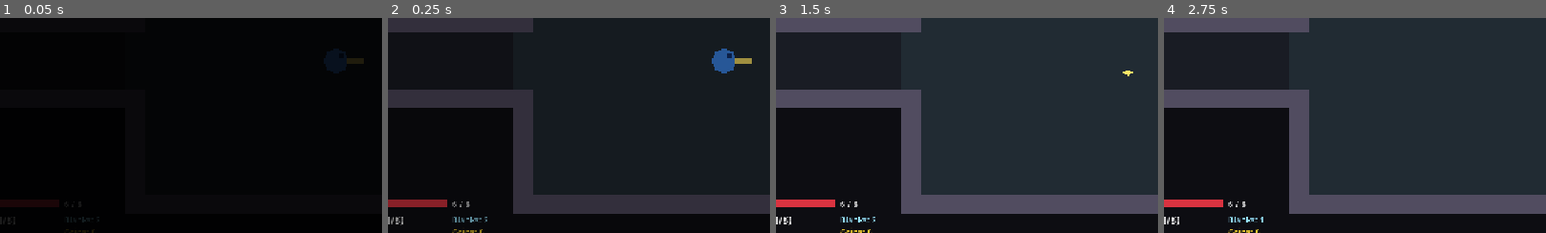
Above: before the commit, frames 1-4 (left to right).
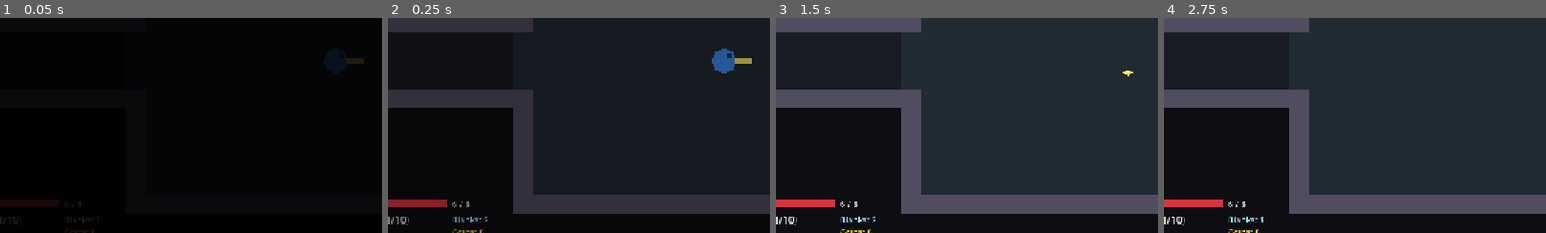
Above: after the commit, the same moments.

Repository: SalemRose/Gungeon-Massive-Ripoff-Edition
Game: Godot game, scene res://levels/floor_level/floor_level.tscn
Two runs of this game, one before a commit and one after it. Both use one fixed random seed, a clock stepped at 60 frames per second and the inputs below.
Inputs (mouse positions are % of the whole screen's width and height, from its top left):
- Up to frame 1 (0.05 s): no input
- Up to frame 2 (0.25 s): no input
- Up to frame 3 (1.5 s): move the mouse to (72, 45) at 0.52 s; press the mouse at (72, 45) at 0.53 s; hold D (move_right) 0.53-1.28 s; tap F (melee) at 0.6 s; move the mouse to (30, 55) at 1.27 s; release the mouse at (30, 55) at 1.28 s; hold S (move_down) from 1.28 s (still down); click (30, 55) at 1.35 s
- Up to frame 4 (2.75 s): tap F (melee) at 1.55 s; move the mouse to (60, 28) at 2.02 s; release S (move_down) at 2.03 s; press the mouse at (60, 28) at 2.03 s; hold D (move_right) from 2.03 s (still down); tap Q (blank) at 2.1 s
The pictures show only the part of the screen within x 6-56%, y 40-90%; the shares and areas given below are measured in that part.

The runs differ from the first frame. In frame 1, less than 0.1% of the frame differs, in the area x 2-5%, y 92-96%; in frame 2, less than 0.1%; in frame 3, less than 0.1%, in the area x 2-6%, y 92-97%; in frame 4, less than 0.1%.

Commit message:
Step 10c: boomerang gun and orbit gun (Orbit Sphere)
Co-Authored-By: Claude Sonnet 5.5 <noreply@anthropic.com>
Claude-Session: https://claude.ai/code/session_01EKLoHM38k4sTvWqdQMzUWo

Diff:
--- a/entities/player/player.tscn
+++ b/entities/player/player.tscn
@@ -11,6 +11,8 @@
 [ext_resource type="Resource" path="res://weapons/data/burst_rifle.tres" id="9_burst"]
 [ext_resource type="Resource" path="res://weapons/data/charge_cannon.tres" id="10_charge"]
 [ext_resource type="Resource" path="res://weapons/data/beam_emitter.tres" id="11_beam"]
+[ext_resource type="Resource" path="res://weapons/data/boomerang.tres" id="12_boom"]
+[ext_resource type="Resource" path="res://weapons/data/orbit_sphere.tres" id="13_orbit"]
 
 [sub_resource type="CircleShape2D" id="CircleShape2D_body"]
 radius = 8.0
@@ -50,7 +52,7 @@
 
 [node name="WeaponManager" type="Node" parent="."]
 script = ExtResource("2_wm")
-starting_weapons = Array[ExtResource("3_wd")]([ExtResource("4_pistol"), ExtResource("5_smg"), ExtResource("6_shotgun"), ExtResource("7_ricochet"), ExtResource("8_seeker"), ExtResource("9_burst"), ExtResource("10_charge"), ExtResource("11_beam")])
+starting_weapons = Array[ExtResource("3_wd")]([ExtResource("4_pistol"), ExtResource("5_smg"), ExtResource("6_shotgun"), ExtResource("7_ricochet"), ExtResource("8_seeker"), ExtResource("9_burst"), ExtResource("10_charge"), ExtResource("11_beam"), ExtResource("12_boom"), ExtResource("13_orbit")])
 
 [node name="Camera2D" type="Camera2D" parent="."]
 zoom = Vector2(2, 2)
--- a/entities/projectiles/bullet.gd
+++ b/entities/projectiles/bullet.gd
@@ -32,6 +32,11 @@
 ## second, and how far away it can see one. 0 = flies straight.
 @export var homing_turn_rate: float = 0.0
 @export var homing_range: float = 240.0
+## BOOMERANG: flies out for this many seconds (0 = off), then comes back to
+## `owner_node`. See _update_boomerang().
+@export var boomerang_out_time: float = 0.0
+## Who a boomerang returns to (set by the Weapon).
+var owner_node: Node2D
 
 ## Physics layer bit for walls and other solid level geometry.
 const WORLD_MASK := 1
@@ -43,6 +48,10 @@
 var direction: Vector2 = Vector2.RIGHT
 
 var _age: float = 0.0
+var _boomerang_returning: bool = false
+var _boomerang_time: float = 0.0
+## Close enough to the owner to be caught (pixels).
+const BOOMERANG_CATCH_DISTANCE := 14.0
 ## Typed as Node2D (not Enemy) on purpose: Enemy already refers to Bullet, and two
 ## scripts naming each other's class make Godot fail to load them.
 var _homing_target: Node2D
@@ -79,6 +88,7 @@
 	bounces = 0
 	pierce = 0
 	homing_turn_rate = 0.0
+	boomerang_out_time = 0.0
 	_age = 0.0
 	_ignored.clear()
 	color = new_color
@@ -106,6 +116,9 @@
 	if _age >= lifetime:
 		queue_free()
 		return
+	if boomerang_out_time > 0.0:
+		if not _update_boomerang(delta):
+			return   # caught
 
 	if homing_turn_rate > 0.0:
 		_steer_homing(delta)
@@ -119,6 +132,34 @@
 		global_position = to
 	else:
 		_handle_hit(hit)
+
+
+## BOOMERANG: out for boomerang_out_time, then it flies back to the owner and
+## is caught. Spins while it flies. Returns false if it was caught (and freed).
+func _update_boomerang(delta: float) -> bool:
+	_boomerang_time += delta
+	visual.rotation += delta * 18.0   # spin
+	if not _boomerang_returning and _boomerang_time >= boomerang_out_time:
+		_start_boomerang_return()
+	if _boomerang_returning:
+		if not is_instance_valid(owner_node):
+			queue_free()
+			return false
+		var to_owner := owner_node.global_position - global_position
+		if to_owner.length() <= BOOMERANG_CATCH_DISTANCE:
+			queue_free()
+			return false
+		direction = to_owner.normalized()
+	return true
+
+
+## Turn around: it can hurt every enemy again on the way back. The way back
+## ignores walls (it flies straight to you), so it never gets stuck on a corner.
+func _start_boomerang_return() -> void:
+	_boomerang_returning = true
+	_ignored.clear()
+	hit_mask &= ~WORLD_MASK
+	speed *= 1.15
 
 
 ## Turns the bullet toward the nearest reachable enemy (never faster than
@@ -170,13 +211,20 @@
 		var landed: bool = collider.take_damage(damage)
 		if not landed:
 			return  # e.g. the player is mid-roll: the bullet passes through
+		if boomerang_out_time > 0.0:
+			return  # a boomerang goes straight through enemies
 		if pierce > 0:
 			pierce -= 1
 			return
 		queue_free()
 		return
 
-	# Anything else is a wall.
+	# Anything else is a wall. A boomerang that hits one on the way out turns
+	# back early.
+	if boomerang_out_time > 0.0 and not _boomerang_returning:
+		_start_boomerang_return()
+		global_position += hit.normal * 0.5
+		return
 	if bounces > 0:
 		bounces -= 1
 		direction = direction.bounce(hit.normal)
--- /dev/null
+++ b/entities/projectiles/orbit_orb.gd
@@ -0,0 +1,104 @@
+class_name OrbitOrb
+extends Node2D
+## One orb of the Orbit gun. It circles the player for a few seconds, hurting
+## enemies it touches and swatting enemy bullets out of the air, then fades.
+##
+## The orb itself is "dumb": the Weapon that owns it decides WHERE it is each
+## frame (so several orbs stay evenly spread). The orb only does the fighting:
+##
+##     var orb := OrbitOrb.new()
+##     orb.damage = 6.0
+##     orb.lifetime = 7.0
+##     level.add_child(orb)
+##
+## ART: everything visible is under `Visual`, built in _build_visual().
+## Replace it with a sprite and nothing else changes.
+
+signal expired
+
+@export var damage: float = 6.0
+@export var lifetime: float = 7.0
+@export var color: Color = Color(0.6, 0.6, 1.0)
+## Seconds before the same enemy can be hurt by this orb again.
+@export var rehit_time: float = 0.35
+## Contact distances (pixels, center to center).
+const ENEMY_REACH := 16.0
+const BULLET_REACH := 12.0
+
+var _age: float = 0.0
+## Instance id of an enemy -> seconds until it can be hit again.
+var _cooldowns: Dictionary = {}
+
+@onready var visual: Node2D = $Visual if has_node("Visual") else null
+
+
+func _ready() -> void:
+	add_to_group("orbit_orbs")
+	z_index = 20
+	_build_visual()
+
+
+func _physics_process(delta: float) -> void:
+	_age += delta
+	if _age >= lifetime:
+		expire()
+		return
+	# Blink during the last second so the player sees it running out.
+	if visual != null:
+		visual.visible = (lifetime - _age) > 1.0 or int(_age * 10.0) % 2 == 0
+		visual.rotation += delta * 8.0
+
+	for key in _cooldowns.keys():
+		_cooldowns[key] -= delta
+		if _cooldowns[key] <= 0.0:
+			_cooldowns.erase(key)
+
+	# Hurt enemies we touch.
+	for node in get_tree().get_nodes_in_group("enemies"):
+		var enemy := node as Node2D
+		if enemy == null or _cooldowns.has(enemy.get_instance_id()):
+			continue
+		if not (enemy.has_method("can_be_targeted") and enemy.can_be_targeted()):
+			continue
+		if global_position.distance_to(enemy.global_position) <= ENEMY_REACH:
+			if enemy.take_damage(damage):
+				_cooldowns[enemy.get_instance_id()] = rehit_time
+
+	# Swat enemy bullets.
+	for node in get_tree().get_nodes_in_group("bullets"):
+		var bullet := node as Bullet
+		if bullet != null and bullet.is_hostile() and global_position.distance_to(bullet.global_position) <= BULLET_REACH:
+			bullet.destroy()
+
+
+## Removes the orb (time ran out, or the gun replaced it with a newer one).
+func expire() -> void:
+	if is_queued_for_deletion():
+		return
+	set_physics_process(false)
+	remove_from_group("orbit_orbs")
+	expired.emit()
+	var tween := create_tween()
+	tween.tween_property(self, "scale", Vector2.ZERO, 0.12)
+	tween.tween_callback(queue_free)
+
+
+## PLACEHOLDER art: a glowing disc with a darker core.
+func _build_visual() -> void:
+	if visual == null:
+		visual = Node2D.new()
+		visual.name = "Visual"
+		add_child(visual)
+	var outer := Polygon2D.new()
+	outer.color = color
+	var core := Polygon2D.new()
+	core.color = color.lightened(0.6)
+	var o := PackedVector2Array()
+	var c := PackedVector2Array()
+	for i in 10:
+		o.append(Vector2.from_angle(TAU * i / 10.0) * 7.0)
+		c.append(Vector2.from_angle(TAU * i / 10.0) * 3.5)
+	outer.polygon = o
+	core.polygon = c
+	visual.add_child(outer)
+	visual.add_child(core)
--- /dev/null
+++ b/weapons/data/boomerang.tres
@@ -0,0 +1,21 @@
+[gd_resource type="Resource" script_class="WeaponData" load_steps=2 format=3]
+
+[ext_resource type="Script" path="res://weapons/weapon_data.gd" id="1_wd"]
+
+[resource]
+script = ExtResource("1_wd")
+display_name = "Boomerang"
+color = Color(0.95, 0.75, 0.4, 1)
+fire_mode = 0
+fire_rate = 2.2
+projectiles_per_shot = 1
+damage = 9.0
+bullet_speed = 360.0
+bullet_lifetime = 4.0
+boomerang_out_time = 0.5
+magazine_size = 8
+infinite_ammo = false
+max_reserve_ammo = 80
+starting_reserve_ammo = 40
+reload_time = 1.3
+screen_shake = 1.5
--- /dev/null
+++ b/weapons/data/orbit_sphere.tres
@@ -0,0 +1,21 @@
+[gd_resource type="Resource" script_class="WeaponData" load_steps=2 format=3]
+
+[ext_resource type="Script" path="res://weapons/weapon_data.gd" id="1_wd"]
+
+[resource]
+script = ExtResource("1_wd")
+display_name = "Orbit Sphere"
+color = Color(0.6, 0.6, 1, 1)
+fire_mode = 5
+fire_rate = 3.0
+damage = 6.0
+orbit_max_orbs = 4
+orbit_radius = 46.0
+orbit_speed_degrees = 260.0
+orbit_duration = 7.0
+magazine_size = 8
+infinite_ammo = false
+max_reserve_ammo = 64
+starting_reserve_ammo = 32
+reload_time = 1.2
+screen_shake = 0.3
--- a/weapons/weapon.gd
+++ b/weapons/weapon.gd
@@ -40,6 +40,9 @@
 var _beam_fx: BeamEffect
 ## Charge of the shot being fired (0 for non-charge guns).
 var _shot_charge: float = 0.0
+## ORBIT guns: the orbs currently circling (oldest first) and their shared angle.
+var _orbs: Array[OrbitOrb] = []
+var _orbit_angle: float = 0.0
 
 
 func setup(weapon_data: WeaponData, owner_node: Node2D) -> void:
@@ -53,6 +56,7 @@
 func _physics_process(delta: float) -> void:
 	_cooldown_left = maxf(0.0, _cooldown_left - delta)
 	_process_burst(delta)
+	_process_orbs(delta)
 	if reloading:
 		_reload_left -= delta
 		if _reload_left <= 0.0:
@@ -211,16 +215,19 @@
 
 ## One shot: the bullets of a single trigger pull, one ammo, then the signal.
 func _shoot(muzzle_position: Vector2, aim: Vector2) -> void:
-	var origin := Bullet.safe_spawn_position(shooter, muzzle_position)
-	var count := maxi(1, data.projectiles_per_shot)
-	for i in count:
-		# Evenly spread the bullets across the cone, centred on the aim...
-		var angle := 0.0
-		if count > 1:
-			angle = lerpf(-data.spread_degrees * 0.5, data.spread_degrees * 0.5, float(i) / float(count - 1))
-		# ...then add a little randomness to each one.
-		angle += randf_range(-data.inaccuracy_degrees, data.inaccuracy_degrees)
-		_spawn_bullet(origin, aim.rotated(deg_to_rad(angle)))
+	if data.fire_mode == WeaponData.FireMode.ORBIT:
+		_add_orb()
+	else:
+		var origin := Bullet.safe_spawn_position(shooter, muzzle_position)
+		var count := maxi(1, data.projectiles_per_shot)
+		for i in count:
+			# Evenly spread the bullets across the cone, centred on the aim...
+			var angle := 0.0
+			if count > 1:
+				angle = lerpf(-data.spread_degrees * 0.5, data.spread_degrees * 0.5, float(i) / float(count - 1))
+			# ...then add a little randomness to each one.
+			angle += randf_range(-data.inaccuracy_degrees, data.inaccuracy_degrees)
+			_spawn_bullet(origin, aim.rotated(deg_to_rad(angle)))
 
 	magazine -= 1
 	fired.emit()
@@ -256,6 +263,36 @@
 	return {"end": end, "targets": targets}
 
 
+## ORBIT: adds one orb; if the limit is reached the oldest one goes.
+func _add_orb() -> void:
+	_prune_orbs()
+	while _orbs.size() >= data.orbit_max_orbs:
+		_orbs.pop_front().expire()
+	var orb := OrbitOrb.new()
+	orb.damage = data.damage
+	orb.lifetime = data.orbit_duration
+	orb.color = data.color
+	orb.position = shooter.global_position   # sensible start; _process_orbs places it
+	shooter.get_parent().add_child(orb)
+	_orbs.append(orb)
+
+
+## Keeps every orb on its place of the circle around the player, evenly spread.
+func _process_orbs(delta: float) -> void:
+	_prune_orbs()
+	if _orbs.is_empty():
+		return
+	_orbit_angle = wrapf(_orbit_angle + deg_to_rad(data.orbit_speed_degrees) * delta, 0.0, TAU)
+	for i in _orbs.size():
+		var angle := _orbit_angle + TAU * float(i) / float(_orbs.size())
+		_orbs[i].global_position = shooter.global_position + Vector2.from_angle(angle) * data.orbit_radius
+
+
+## Forgets orbs that have run out.
+func _prune_orbs() -> void:
+	_orbs = _orbs.filter(func(o): return is_instance_valid(o) and not o.is_queued_for_deletion()) as Array[OrbitOrb]
+
+
 ## The follow-up shots of a burst. They aim wherever the player aims NOW, and
 ## stop if the player rolls, dies, swaps gun, or the magazine runs out.
 func _process_burst(delta: float) -> void:
@@ -293,6 +330,8 @@
 	bullet.pierce = data.pierce
 	bullet.homing_turn_rate = data.homing_turn_rate
 	bullet.homing_range = data.homing_range
+	bullet.boomerang_out_time = data.boomerang_out_time
+	bullet.owner_node = shooter
 	bullet.hit_mask = PLAYER_BULLET_HIT_MASK
 	bullet.color = data.color
 	bullet.direction = direction
--- a/weapons/weapon_data.gd
+++ b/weapons/weapon_data.gd
@@ -17,6 +17,7 @@
 	BURST, ## One click fires `burst_count` quick shots in a row.
 	CHARGE,## Hold to charge, release to fire: stronger the longer you hold.
 	BEAM,  ## Hold for a continuous laser. `damage` is then damage PER SECOND.
+	ORBIT, ## Each shot adds an orb that circles the player (see the orbit_* settings).
 }
 
 @export var display_name: String = "Gun"
@@ -53,6 +54,14 @@
 @export var beam_tick: float = 0.1
 @export var beam_ammo_per_second: float = 10.0
 
+## ORBIT guns: how many orbs can circle at once (a new one replaces the oldest),
+## their distance from you, spin speed, and how long each lasts. `damage` is the
+## damage of one touch.
+@export var orbit_max_orbs: int = 4
+@export var orbit_radius: float = 46.0
+@export var orbit_speed_degrees: float = 260.0
+@export var orbit_duration: float = 7.0
+
 @export_group("Bullet")
 ## Leave empty to use the default bullet. Set it later for guns with their own
 ## bullet art or behaviour.
@@ -71,6 +80,10 @@
 ## (0 = flies straight). Only enemies within `homing_range` pixels are chased.
 @export var homing_turn_rate: float = 0.0
 @export var homing_range: float = 240.0
+## BOOMERANG: seconds the bullet flies away before turning back to you (0 = a
+## normal bullet). It hurts enemies on the way out AND on the way back, and
+## vanishes when you catch it.
+@export var boomerang_out_time: float = 0.0
 
 @export_group("Ammo")
 ## Bullets per magazine. A reload refills it from the reserve.
--- a/weapons/weapon_manager.gd
+++ b/weapons/weapon_manager.gd
@@ -62,7 +62,7 @@
 	match current.data.fire_mode:
 		WeaponData.FireMode.AUTO:
 			wants_to_fire = Input.is_action_pressed("shoot")
-		WeaponData.FireMode.SEMI, WeaponData.FireMode.BURST:
+		WeaponData.FireMode.SEMI, WeaponData.FireMode.BURST, WeaponData.FireMode.ORBIT:
 			wants_to_fire = _shoot_buffer_left > 0.0
 
 	if not wants_to_fire:
Not shown: 1 places in entities/player/player.tscn that only renumber resources
Not shown, added: entities/projectiles/orbit_orb.gd.uid
Not shown, changed: ROADMAP.md
